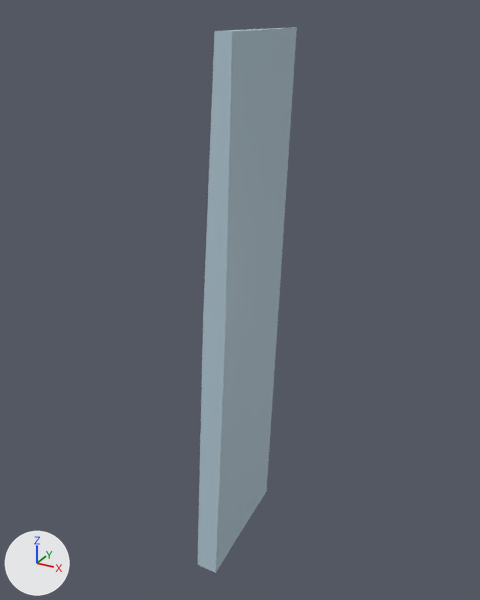
A saved change to the glTF model assets/su33d_rudder_right.glb.
Rendered twice from a camera (50 mm lens) standing at (1.31, -2.07, 2.48) and looking at (-0.06, 0.42, 1.23). Lighting does not change. The marker at lower left points along +X, +Y and +Z. The older version comes first. Vertices at exactly the same position are counted once.

Names of what the first picture shows: '0_RudderRight'.
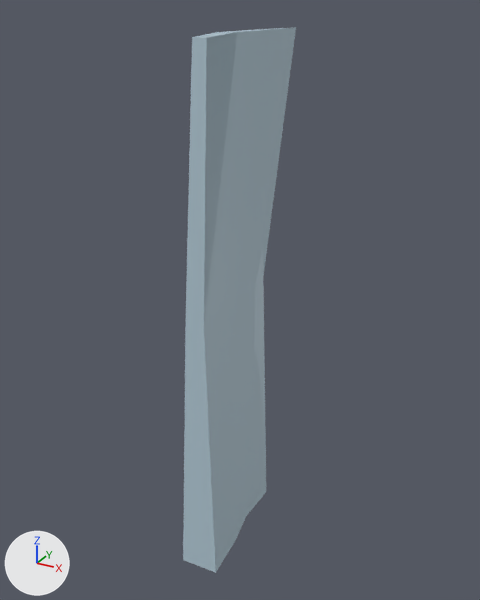
Where the change shows, as pixel boxes (x1, y1, x2, y2) in the pictures (480 x 600 px):
'0_RudderRight', reshaped (13% wider): before (197, 27, 297, 573); after (183, 27, 296, 573)

The edits, one by one:
me_0_rudderright is used by ob_0_rudderright; location (0.0, 0.0, 0.0).
me_0_rudderright had 33 vertices, 62 faces and spanned x -0.06..0.05, y -0.02..0.84, z 0.0..2.4.
me_0_rudderright now has 33 vertices, 62 faces and spans x -0.15..0.05, y -0.02..0.84, z -0.02..2.4.
me_0_rudderright part 1: 21 of 33 vertices moved; they spanned x -0.06..0.05, y -0.02..0.73, z 0.0..2.4 and now span x -0.15..0.02, y -0.01..0.74, z -0.02..2.4; mean shift (-0.08, 0.0, -0.02); largest move (0.05, 0.15, 1.25) -> (-0.07, 0.16, 1.23).
